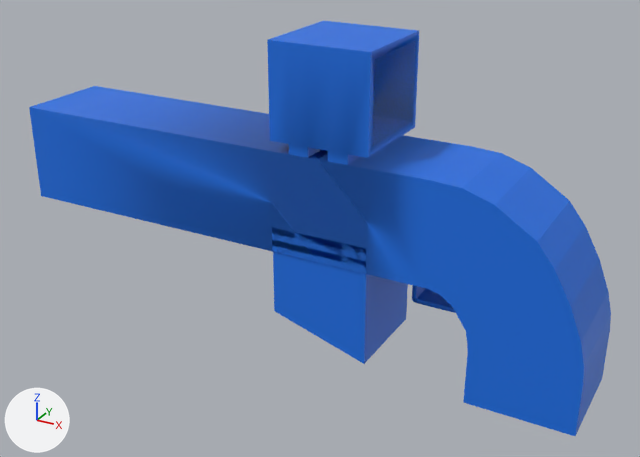
The FBX model Assets/3D Models/shotgun.fbx as it was, and as the next commit left it.
One viewpoint serves both versions: a 50 mm lens placed at (1.202, -1.756, 0.776), pointed at (0.242, -0.011, -0.096). Lighting does not change. The marker at lower left points along +X, +Y and +Z. Where no turn or scale is listed for an object, it has been applied to the vertices.

Objects in the first picture: 'Body', 'Mag', 'Scope'.
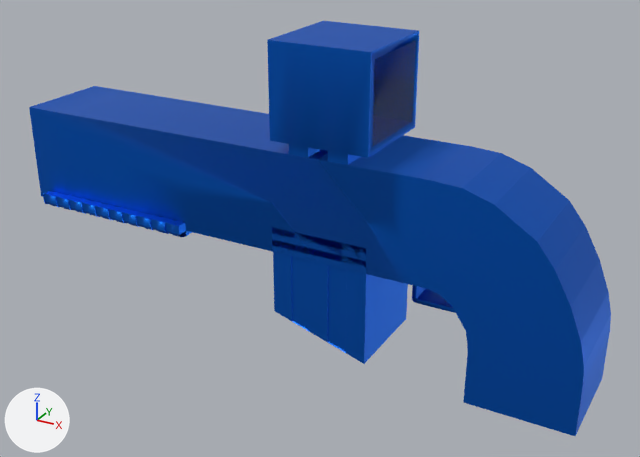
Boxes [x1, y1, x2, y2] around the edits, measured in the pictures (640 x 457 px):
'Body', surface changed
    both: [29, 86, 611, 436]
'Scope', surface changed
    both: [267, 21, 419, 165]
'Mag', surface changed
    both: [273, 252, 408, 364]
'Reload hanlde', added (blue)
    after: [43, 191, 192, 237]

The edits, one by one:
In material 'Blue' (mat_blue), metallic goes from 0.0 to 1.0.
Mesh me_cube is new.
It has 671 vertices, 631 faces and spans x -0.228..0.228, y -0.153..0.153, z 0.01..0.047.
It uses material mat_blue (blue #1871e7).
Object 'Reload hanlde' (ob_reload_hanlde) is new; it shows me_cube.
Its location is (-0.308, -0.002, -0.15).
